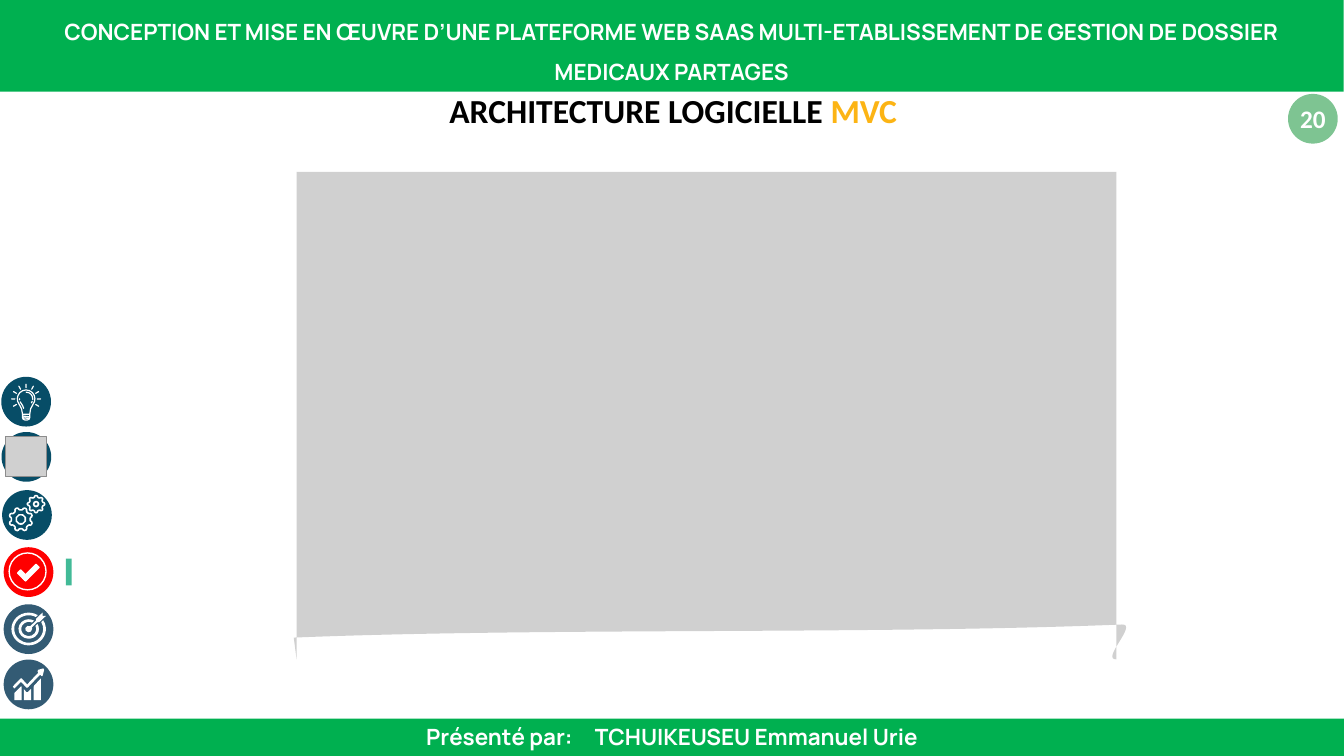
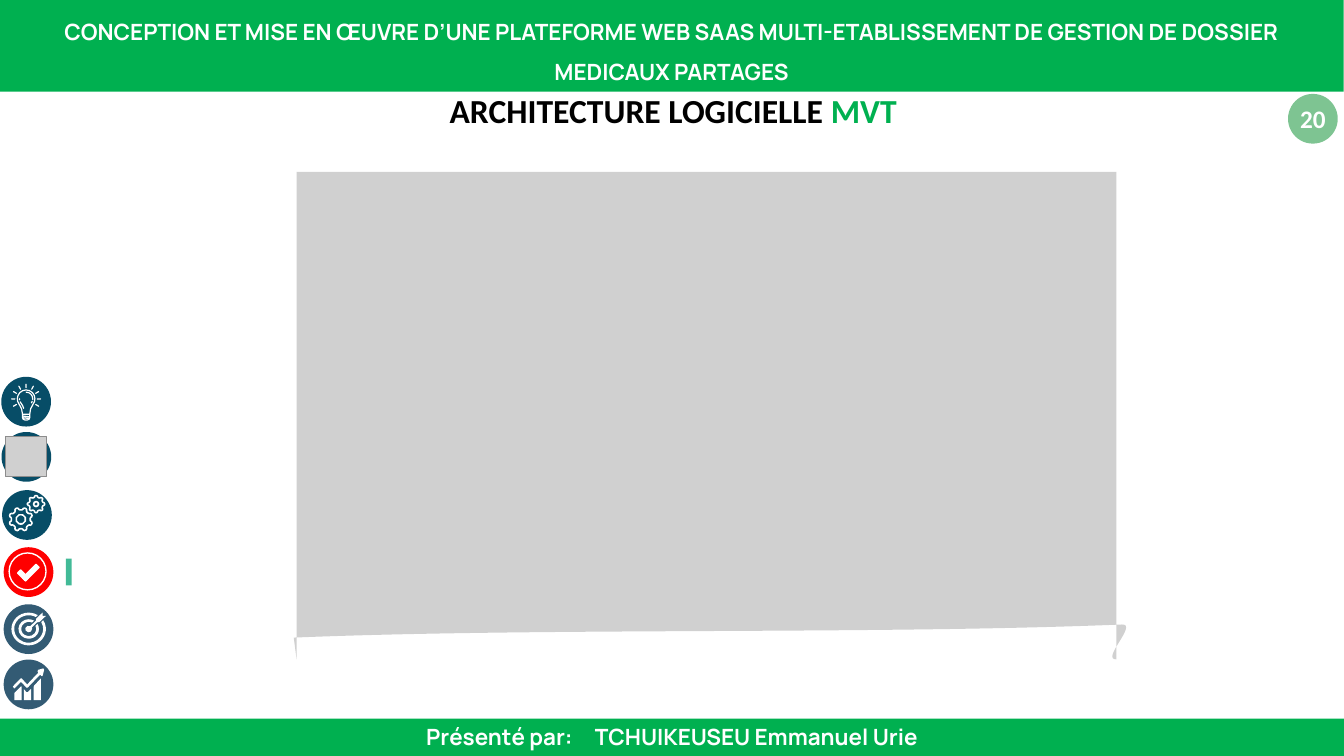
Before and after one commit to emmanuelurie07-commits/Projet_MedShare, a slide deck: slide 23 of dossier word/power point waffo projet soutenance.pptx. Drawn at 1344x756 pixels with LibreOffice and Linux fonts; fonts in the diff are those of the drawing; grey boxes stand for pictures. Boxes give left, top, right and bottom in pixels: in the first picture for what was removed or moved away, otherwise in the second. Text is boxed around its words. In the diff, an @@ line names an element or a change of style, - is before the commit and + after.

```diff
--- a/dossier word/power point waffo projet soutenance.pptx
+++ b/dossier word/power point waffo projet soutenance.pptx
@@ text at box(450, 101, 897, 124): text changed @@
-ARCHITECTURE LOGICIELLE MVC
+ARCHITECTURE LOGICIELLE MVT
```
Also in this commit, not shown: 1 other slide changed, 1 slide removed, 1 other file.
